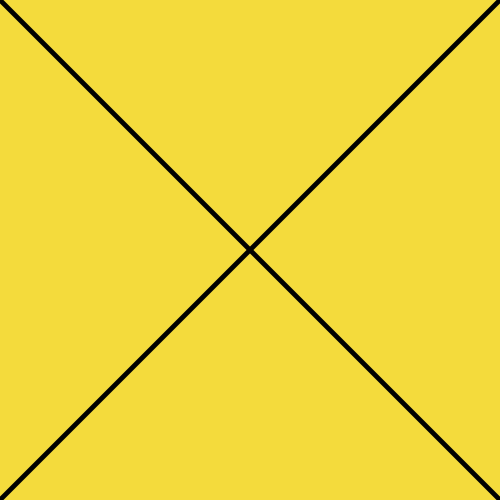
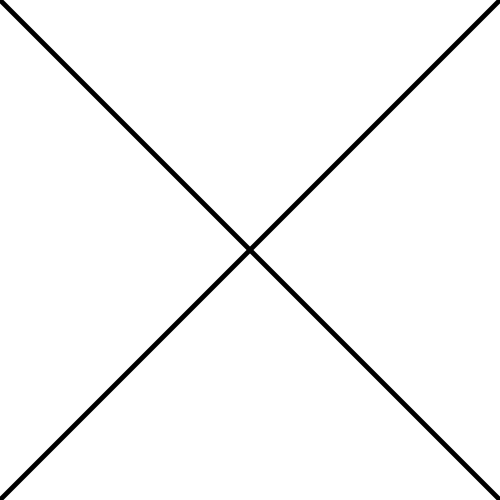
Two versions of the same layered image (500×500). Layer-by-layer changes:
hid "Color Fill 1" over [0, 0, 500, 500]
